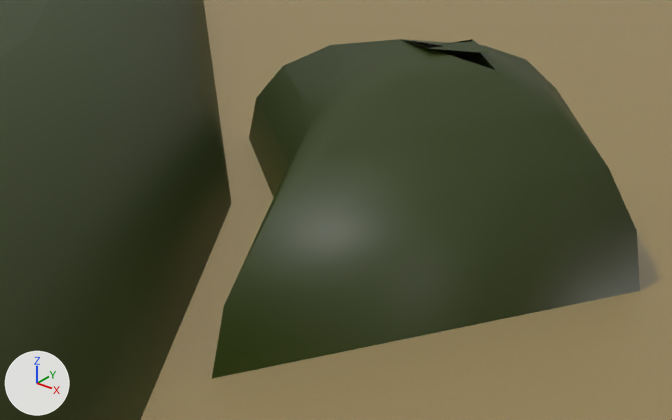
One commit to the Blender file raw_assets/delta_world.blend: the scene before it, then after it.
Both versions are drawn from a 50 mm lens placed at (-246.61, 319.73, 1.16), pointed at (-247.98, 321.43, 0.1). Lighting does not change. The marker at lower left points along +X, +Y and +Z.

Before the edit, the objects in view are built like this:
```python
ob_land_b_003_010 = bpy.data.objects.new('land_b_003.010', cu_béziercircle_064)
ob_land_b_003_010.location = (-251.272, 294.882, 0.0)
ob_land_b_003_015 = bpy.data.objects.new('land_b_003.015', cu_béziercircle_014)
ob_land_b_003_015.location = (-246.589, 321.162, 0.0)
ob_land_b_003_015.rotation_euler = (0.0, 0.0, 0.0726)  # degrees (0, 0, 4.2)
ob_water = bpy.data.objects.new('Water', me_plane_001)
ob_water.location = (-44.813, 159.768, 0.0)
```
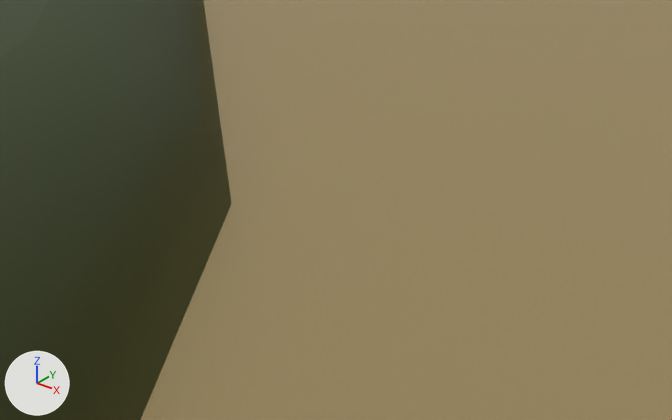
Pixel boxes [x1, y1, x2, y2] of what changed, in the pictures (672 x 420 px):
```json
{"object": "land_b_003.015", "change": "deleted", "before": [212, 39, 640, 379], "on screen": "green"}
```

Edits to the scene script, one JSON object a line:
```json
{"op": "remove", "block": "ob_land_b_003_015", "code": ["ob_land_b_003_015 = bpy.data.objects.new('land_b_003.015', cu_béziercircle_014)", "ob_land_b_003_015.location = (-246.589, 321.162, 0.0)", "ob_land_b_003_015.rotation_euler = (0.0, 0.0, 0.0726)  # degrees (0, 0, 4.2)"]}
```
